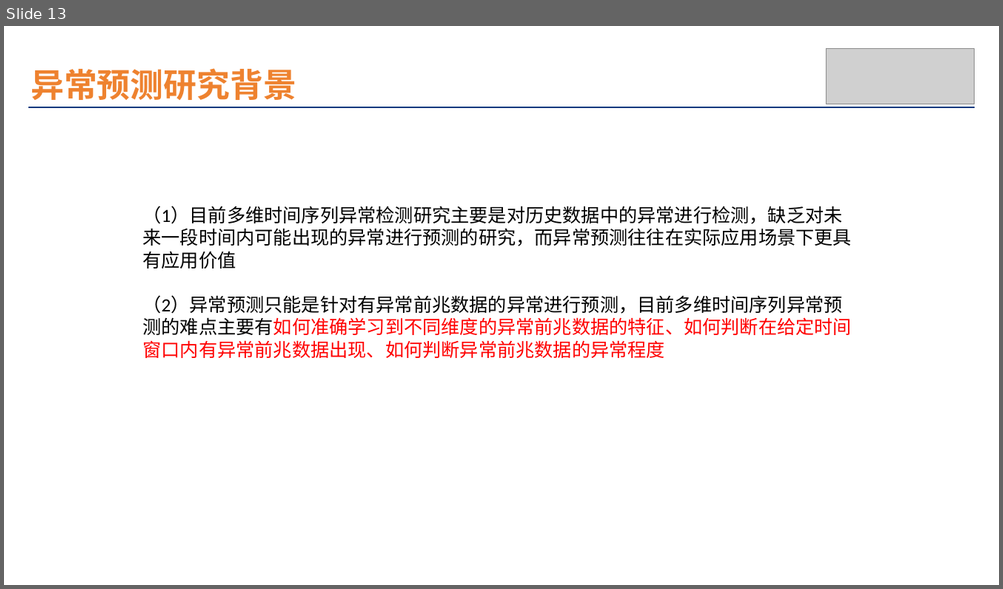
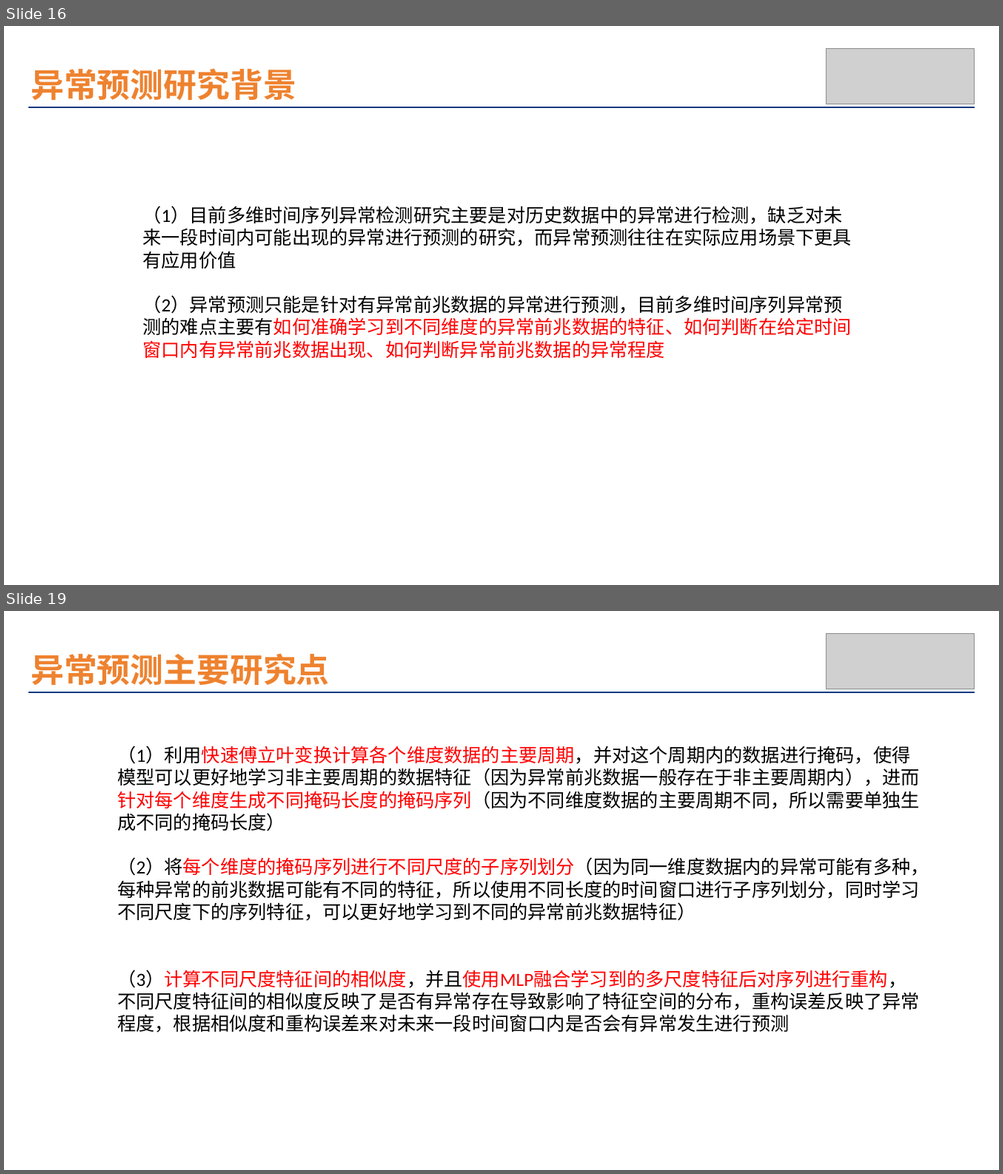
Before and after one commit to wuchenhu98/lunwen, a slide deck: 论文插图.pptx. Shown one above the other, each under a label of ours: slide 13 before the commit, slides 16 and 19 after it; the slides between them are not shown. The pictures are 1003x589 and 1003x1174 pixels, drawn with LibreOffice and Linux fonts; fonts in the diff are those of the drawing; grey boxes stand for pictures. Boxes give left, top, right and bottom in pixels: in the first picture for what was removed or moved away, otherwise in the second. Text is boxed around its words. In the diff, an @@ line names an element or a change of style, - is before the commit and + after.

```diff
--- a/论文插图.pptx
+++ b/论文插图.pptx
@@ slide 19 added at (x1=4, y1=611, x2=999, y2=1170), background #FFFFFF @@
@@ text added at (x1=31, y1=653, x2=329, y2=685), 32 pt, text #EE822F, bold @@
+异常预测主要研究点
@@ picture added at (x1=826, y1=633, x2=974, y2=689) @@
@@ line added from (28, 692) to (974, 692), #09397E 1 pt @@
@@ text added at (x1=117, y1=746, x2=928, y2=1033), 18 pt, text #000000 @@
+（1）利用快速傅立叶变换计算各个维度数据的主要周期，并对这个周期内的数据进行掩码，使得模型可以更好地学习非主要周期的数据特征（因为异常前兆数据一般存在于非主要周期内），进而针对每个维度生成不同掩码长度的掩码序列（因为不同维度数据的主要周期不同，所以需要单独生成不同的掩码长度）
+（2）将每个维度的掩码序列进行不同尺度的子序列划分（因为同一维度数据内的异常可能有多种，每种异常的前兆数据可能有不同的特征，所以使用不同长度的时间窗口进行子序列划分，同时学习不同尺度下的序列特征，可以更好地学习到不同的异常前兆数据特征）
+（3）计算不同尺度特征间的相似度，并且使用MLP融合学习到的多尺度特征后对序列进行重构，不同尺度特征间的相似度反映了是否有异常存在导致影响了特征空间的分布，重构误差反映了异常程度，根据相似度和重构误差来对未来一段时间窗口内是否会有异常发生进行预测
@@ what was slide 13 is now slide 16 @@
```
Also in this commit, not shown: 6 other slides added, 2 slides removed.
